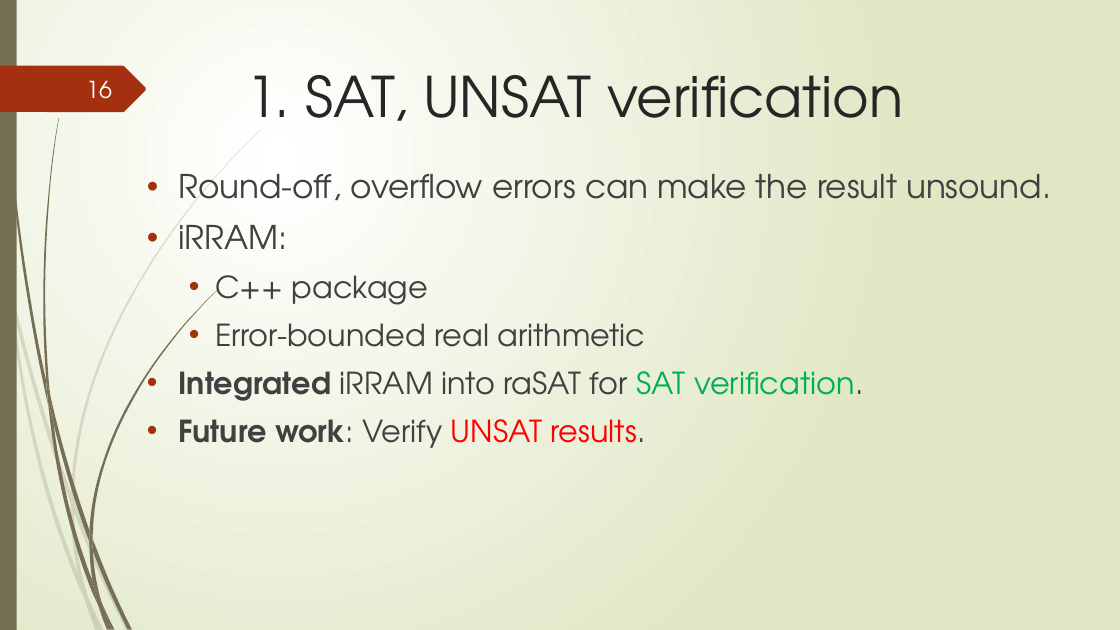
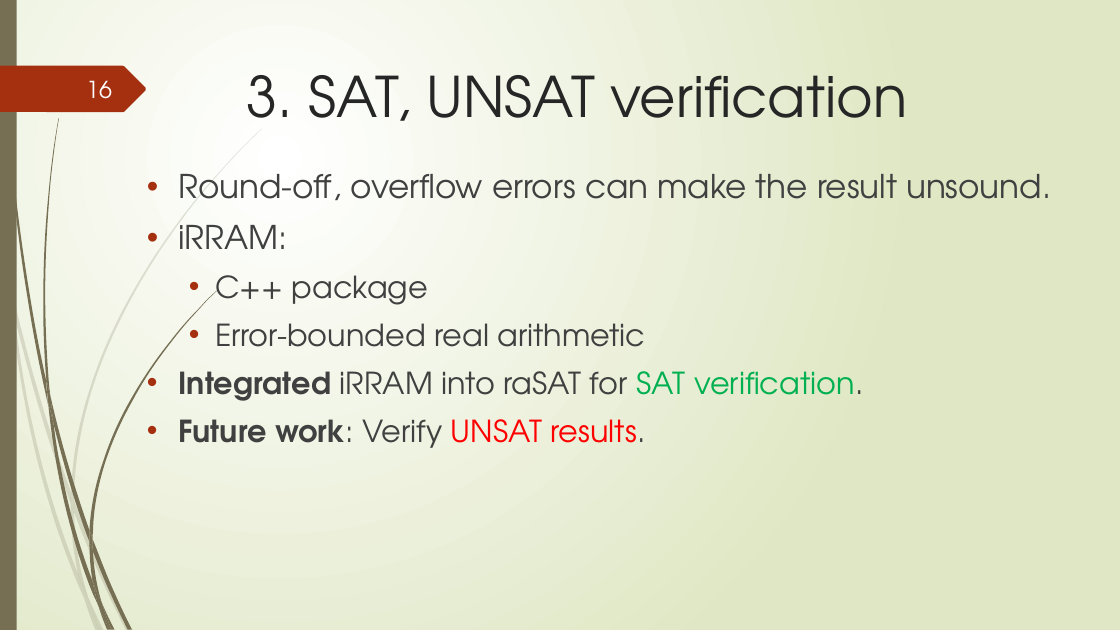
Before and after one commit to tungvx/raSAT, a slide deck: slide 16 of report/midterm.pptx. Drawn at 1120x630 pixels with LibreOffice and Linux fonts; fonts in the diff are those of the drawing. Boxes give left, top, right and bottom in pixels: in the first picture for what was removed or moved away, otherwise in the second. Text is boxed around its words. In the diff, an @@ line names an element or a change of style, - is before the commit and + after.

```diff
--- a/report/midterm.pptx
+++ b/report/midterm.pptx
@@ title at box(247, 75, 907, 121): text changed @@
-1. SAT, UNSAT verification
+3. SAT, UNSAT verification
```
Also in this commit, not shown: 11 other slides changed, 1 slide added, 5 slides removed.
